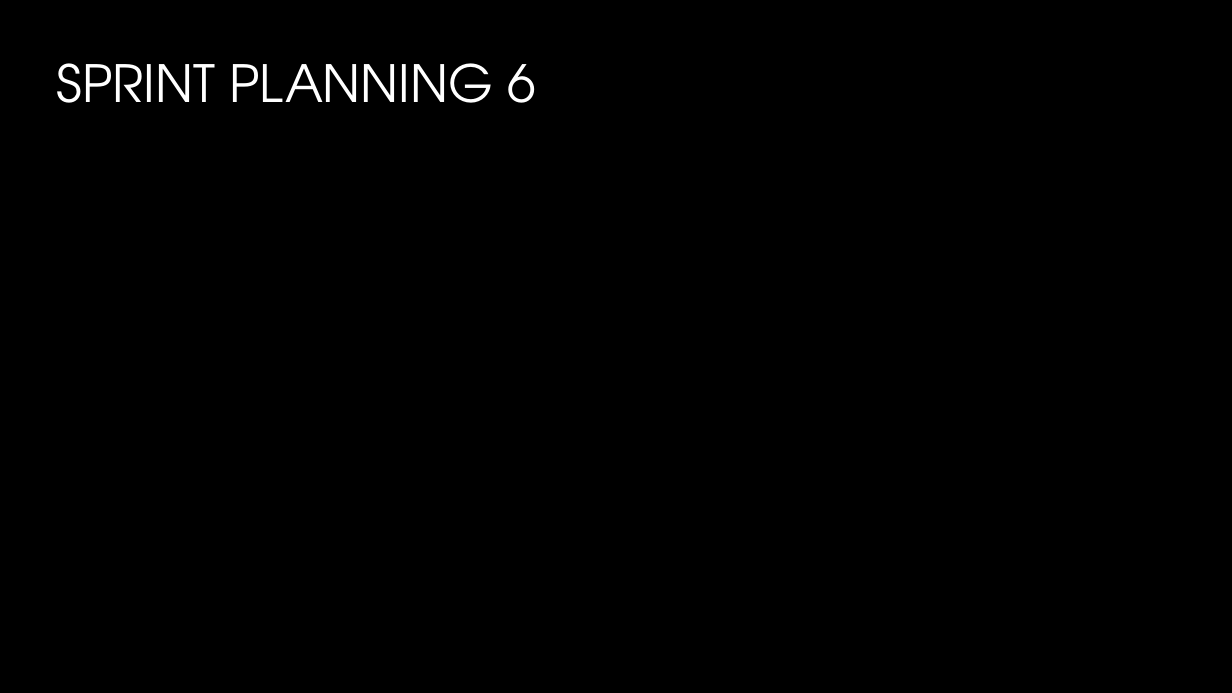
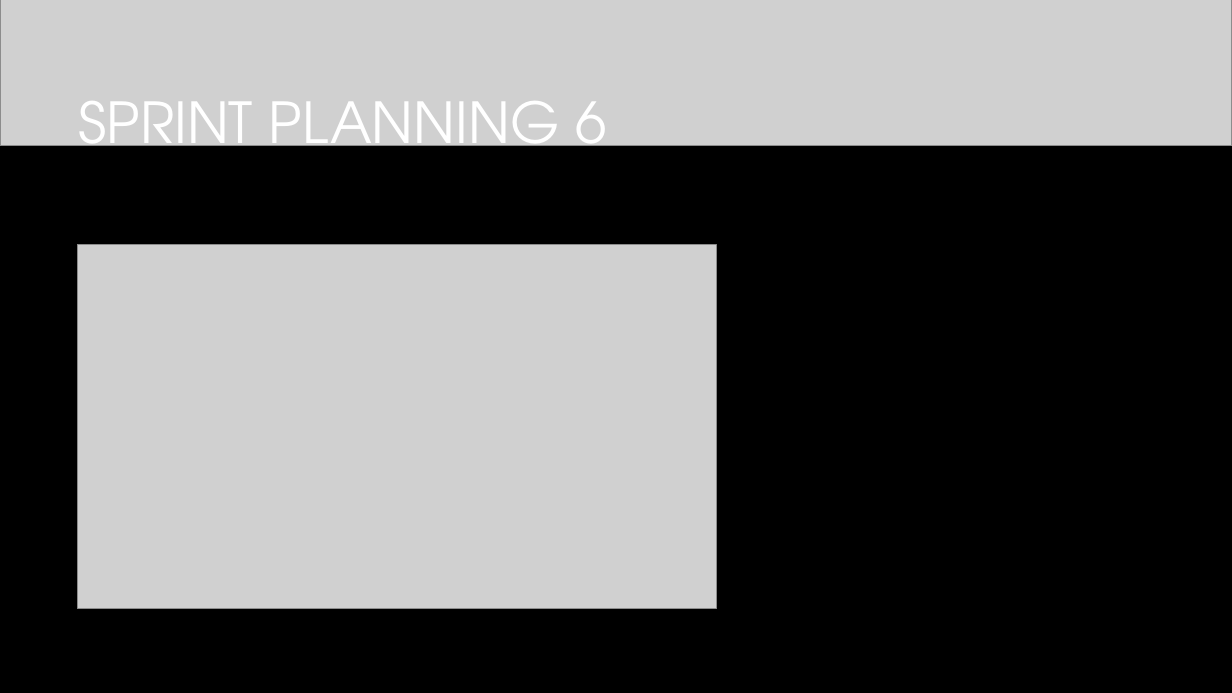
Before and after one commit to TomHeij/Project5-6, a slide deck: slide 9 of Opleverset_Project_5-6/Manage_&_Control/PO meeting 6.pptx. Drawn at 1232x693 pixels with LibreOffice and Linux fonts; fonts in the diff are those of the drawing; grey boxes stand for pictures; background and template pictures are left out. Boxes give left, top, right and bottom in pixels: in the first picture for what was removed or moved away, otherwise in the second. Text is boxed around its words. In the diff, an @@ line names an element or a change of style, - is before the commit and + after.

```diff
--- a/Opleverset_Project_5-6/Manage_&_Control/PO meeting 6.pptx
+++ b/Opleverset_Project_5-6/Manage_&_Control/PO meeting 6.pptx
@@ picture added at box(0, 0, 1232, 146) @@
@@ title "SPRINT PLANNING 6": place and size @@
-title "SPRINT PLANNING 6" at box(57, 63, 536, 103)
+title "SPRINT PLANNING 6" at box(79, 101, 606, 169)
@@ title "SPRINT PLANNING 6" at box(79, 101, 606, 169): size 40 to 44 pt; alignment right to left; vertical alignment middle to bottom @@
@@ picture added at box(78, 245, 716, 609) @@
@@ picture added at box(0, 442, 1232, 693) @@
@@ rectangle added at box(0, 441, 1232, 693), fill #000000 @@
```
